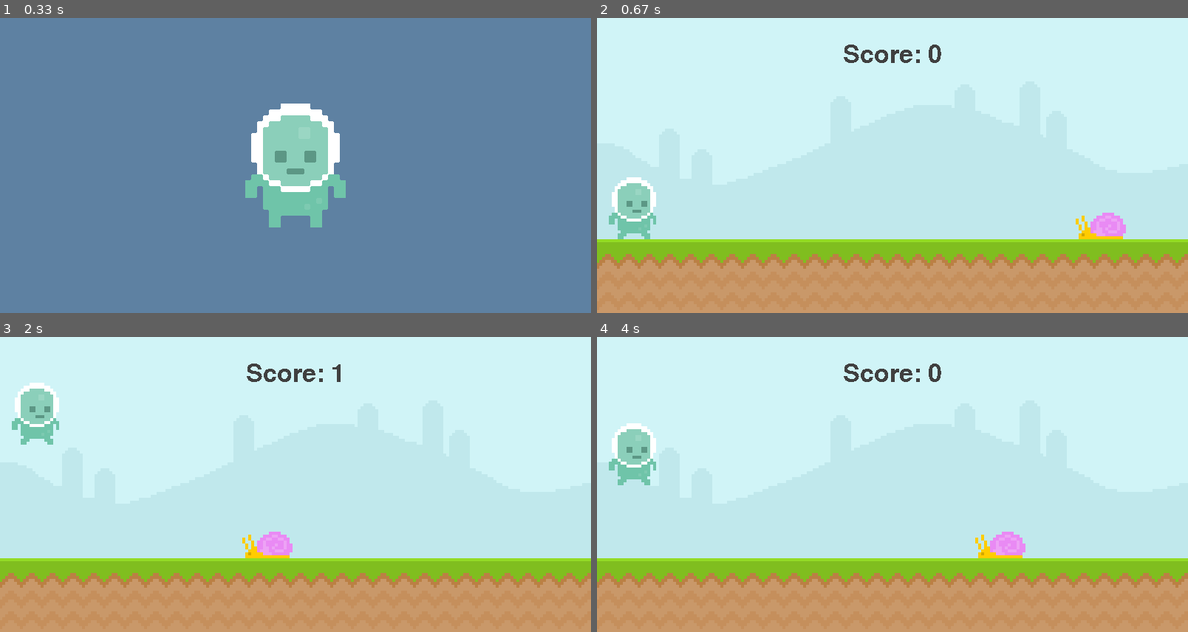
Above: before the commit, frames 1-4 (two rows, left to right).
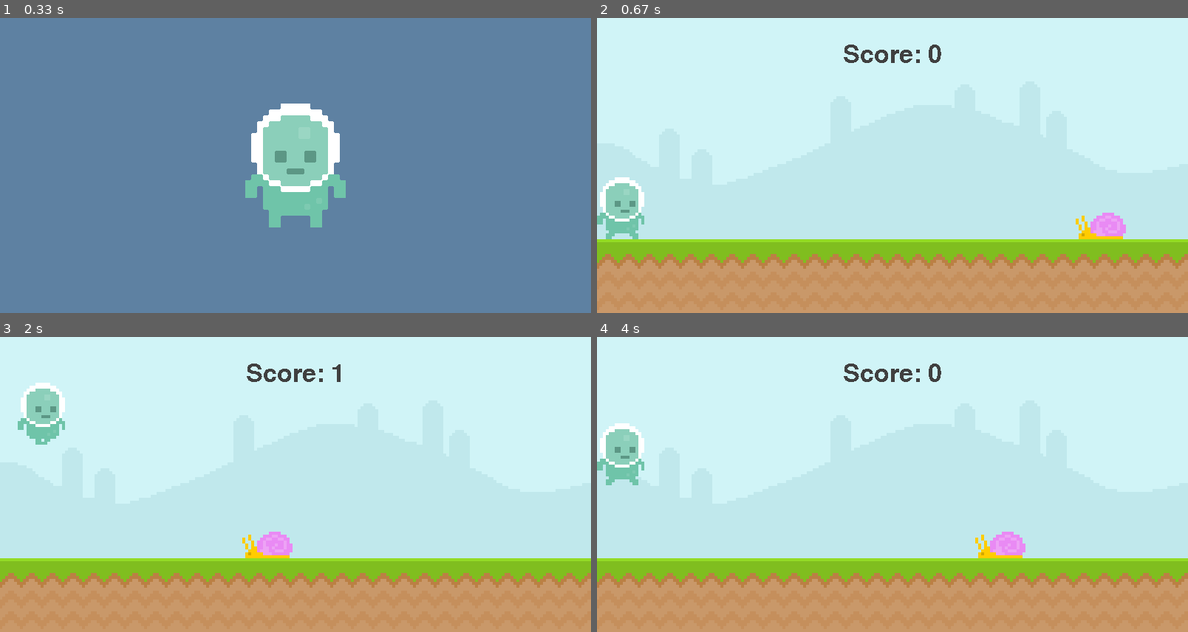
Above: after the commit, the same moments.

Repository: finziamit/PyGame
Game: pygame game, started from first_game.py
Same seed, same stepped clock (60 frames per second), same inputs: the game is played once before the commit and once after it.
Inputs:
- Up to frame 1 (0.33 s): no input
- Up to frame 2 (0.67 s): tap Space at 0.33 s
- Up to frame 3 (2 s): hold Space 0.67-1.13 s; hold Right 0.67-1.13 s; hold Right 1.17-1.63 s; tap Space at 1.23, 1.53, 1.73 s; hold Right from 1.67 s (still down)
- Up to frame 4 (4 s): tap Space at 2.03, 2.23, 2.53, 2.8, 3.1, 3.23, 3.53, 3.9 s; release Right at 2.13 s; hold Left 2.17-2.7 s; hold Left 2.73-3.13 s; hold Right 3.17-3.8 s; hold Left from 3.83 s (still down)

Frame 1 is identical in both runs. In frame 2, 1.2% of the frame differs, in the area x 0-10%, y 54-75%; in frame 3, 0.8%; in frame 4, 1.2%.

Commit message:
Adding player movment

Diff:
--- a/first_game.py
+++ b/first_game.py
@@ -34,6 +34,7 @@
 player_surface = pygame.image.load('graphics/Player/player_walk_1.png').convert_alpha()
 player_rect = player_surface.get_rect(bottomright = (80,ground_height))
 player_gravity = 0
+player_walking_mod = 1
 
 # Intro screen
 player_stand = pygame.image.load('graphics/Player/player_stand.png').convert_alpha()
@@ -52,10 +53,33 @@
             if  event.type == pygame.KEYDOWN:
                 if event.key == pygame.K_SPACE and player_rect.bottom >= 300:
                     player_gravity = -20
+                    player_surface = pygame.image.load('graphics/Player/player_walk_2.png').convert_alpha()
+                    if player_rect.bottom >= 300: player_surface = pygame.image.load('graphics/Player/player_walk_1.png').convert_alpha()
+
+                # move right
+                if event.key == pygame.K_RIGHT and player_rect.right <= 800:
+                    player_rect.x += 8
+                    if player_walking_mod == 1:
+                        player_surface = pygame.image.load('graphics/Player/player_walk_2.png').convert_alpha()
+                        player_walking_mod = 2
+                    elif player_walking_mod == 2:
+                        player_surface = pygame.image.load('graphics/Player/player_walk_1.png').convert_alpha()
+                        player_walking_mod = 1
+
+                # move left
+                if event.key == pygame.K_LEFT and player_rect.left >= 0:
+                    player_rect.x -= 8
+                    if player_walking_mod == 1:
+                        player_surface = pygame.image.load('graphics/Player/player_walk_2.png').convert_alpha()
+                        player_walking_mod = 2
+                    elif player_walking_mod == 2:
+                        player_surface = pygame.image.load('graphics/Player/player_walk_1.png').convert_alpha()
+                        player_walking_mod = 1
         else:
             if  event.type == pygame.KEYDOWN and event.key == pygame.K_SPACE:
                 game_active = True
                 snail_rect.right = snail_x_pos
+                player_rect.left = 0
                 start_time = pygame.time.get_ticks()
 
             if  event.type == pygame.KEYDOWN and event.key == pygame.K_ESCAPE:
@@ -75,7 +99,8 @@
         # Player
         player_gravity += 1
         player_rect.y += player_gravity
-        if player_rect.bottom >= 300: player_rect.bottom = 300
+        if player_rect.bottom >= 300:
+            player_rect.bottom = 300
         screen.blit(player_surface, player_rect)
 
         # collisions
